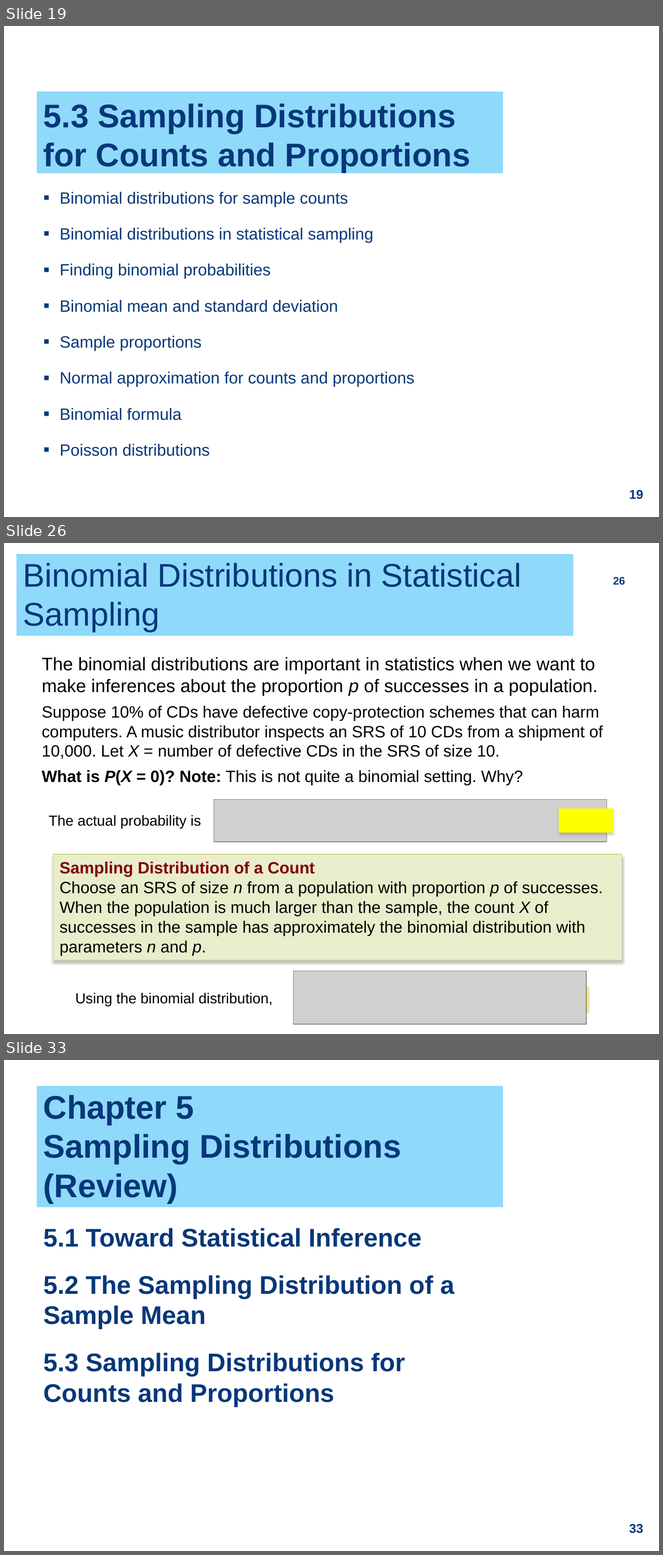
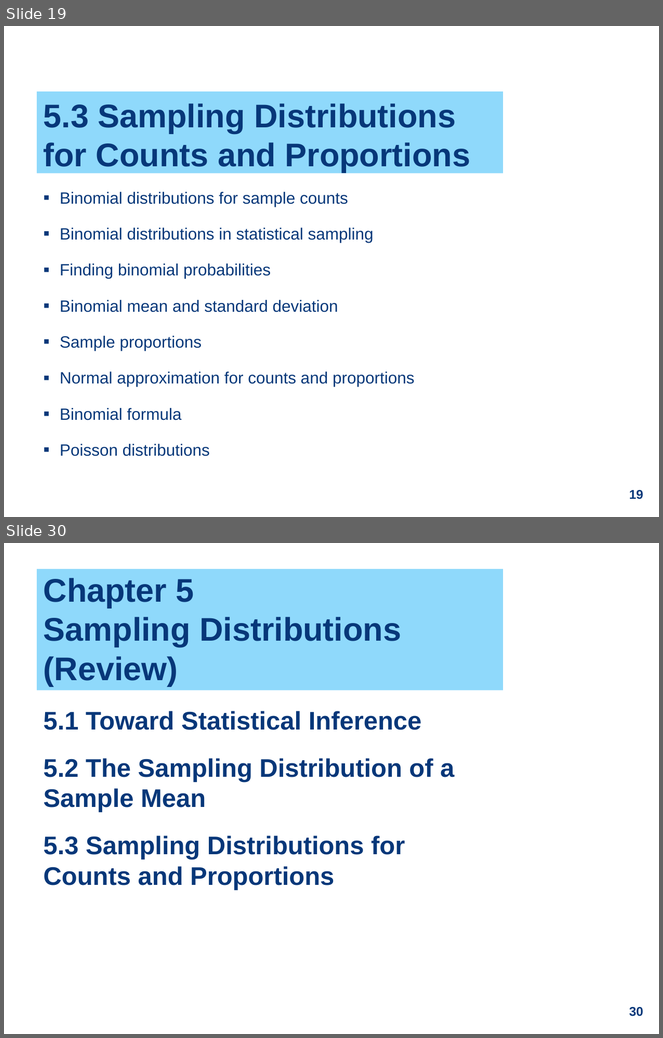
Before and after one commit to ZhiyangGeeZhou/ZhiyangGeeZhou.github.io, a slide deck: attach/UWM/UWM_PH702_2026Fall_Part05.pptx. Shown one above the other, each under a label of ours: slides 19, 26 and 33 before the commit, slides 19 and 30 after it; the slides between them are not shown. The pictures are 663x1555 and 663x1038 pixels, drawn with LibreOffice and Linux fonts; fonts in the diff are those of the drawing; grey boxes stand for pictures. Boxes give left, top, right and bottom in pixels: in the first picture for what was removed or moved away, otherwise in the second. Text is boxed around its words. In the diff, an @@ line names an element or a change of style, - is before the commit and + after.

```diff
--- a/attach/UWM/UWM_PH702_2026Fall_Part05.pptx
+++ b/attach/UWM/UWM_PH702_2026Fall_Part05.pptx
@@ slide 26 removed at box(4, 543, 659, 1034), background #FFFFFF @@
@@ title removed at box(16, 554, 573, 636) @@
-Binomial Distributions in Statistical Sampling
@@ page number removed at box(613, 577, 625, 585) @@
-26
@@ text removed at box(42, 657, 603, 785) @@
-The binomial distributions are important in statistics when we want to make inferences about the proportion p of successes in a population.
-Suppose 10% of CDs have defective copy-protection schemes that can harm computers. A music distributor inspects an SRS of 10 CDs from a shipment of 10,000. Let X = number of defective CDs in the SRS of size 10.
-What is P(X = 0)? Note: This is not quite a binomial setting. Why?
@@ picture removed at box(214, 799, 607, 842) @@
@@ text removed at box(49, 815, 201, 829) @@
-The actual probability is
@@ rectangle removed at box(559, 808, 614, 833) @@
@@ rectangle removed at box(53, 855, 622, 961) @@
-Sampling Distribution of a Count
-Choose an SRS of size n from a population with proportion p of successes. When the population is much larger than the sample, the count X of successes in the sample has approximately the binomial distribution with parameters n and p.
@@ picture removed at box(294, 971, 586, 1025) @@
@@ text removed at box(75, 993, 273, 1006) @@
-Using the binomial distribution,
@@ rectangle removed at box(534, 987, 589, 1011) @@
@@ what was slide 33 is now slide 30 @@
@@ page number at box(630, 1007, 644, 1017): text changed @@
-33
+30
```
Also in this commit, not shown: 8 slides changed, 1 slide added, 3 other slides removed.
